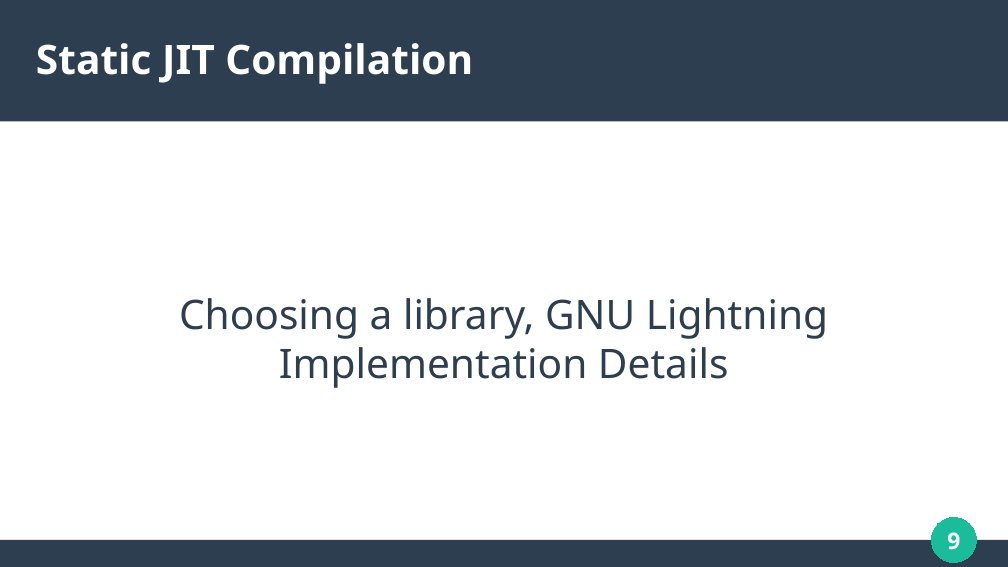
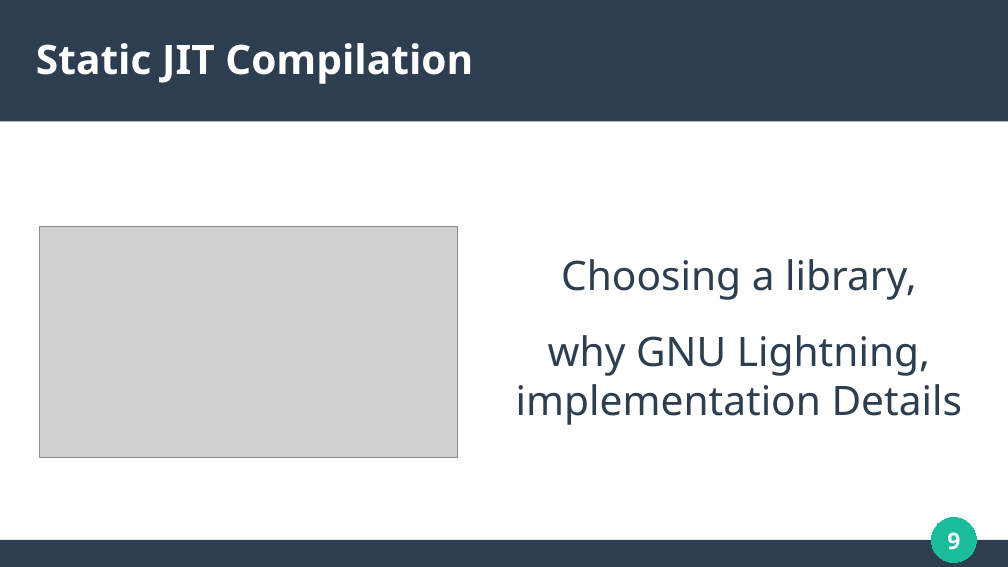
Before and after one commit to solomonarul/bachelors, a slide deck: slide 9 of presentation.odp. Drawn at 1008x567 pixels with LibreOffice and Linux fonts; fonts in the diff are those of the drawing; grey boxes stand for pictures. Boxes give left, top, right and bottom in pixels: in the first picture for what was removed or moved away, otherwise in the second. Text is boxed around its words. In the diff, an @@ line names an element or a change of style, - is before the commit and + after.

```diff
--- a/presentation.odp
+++ b/presentation.odp
@@ picture added at [39,227,457,457] @@
@@ subtitle at [516,259,962,425]: text changed @@
-Choosing a library, GNU Lightning
-Implementation Details
+Choosing a library,
+why GNU Lightning,
+implementation Details
```
Also in this commit, not shown: 17 other slides changed, 2 slides added, 3 slides removed, 1 other file.
